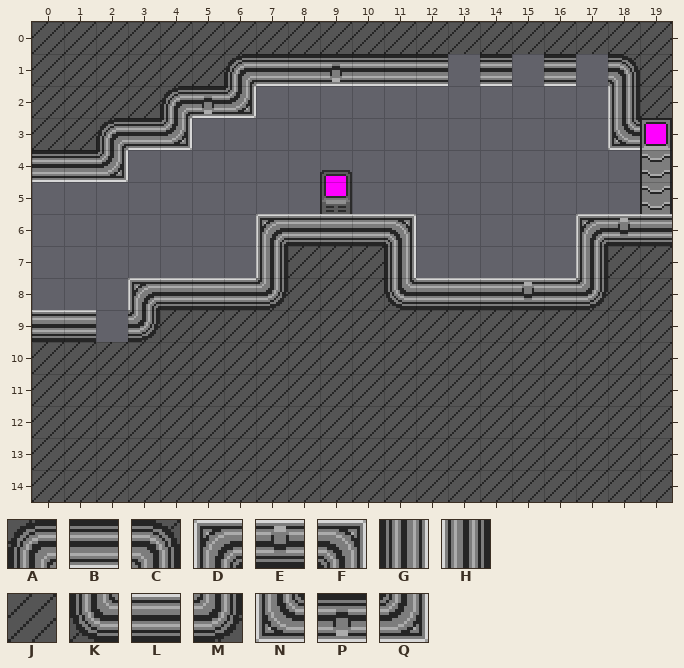
Tiled map, stored at assets/tilemaps/iteration/1/jump.tmx. Above is the file before it was changed.
Cells are 16x16 px. Shown: x 0..19, y 0..14.
Key: from "walls": A 0, B 1, C 2, D 3, E 4, F 5, G 20, H 22, J 24, K 40, L 41, M 42, N 43, P 44, Q 45.
_ is an empty cell.
Layer "walls" before, first column x 0:
 0 JJJJJJJJJJJJJJJJJJJJ
 1 JJJJJJABBPBBB_B_B_CJ
 2 JJJJAPQ___________HJ
 3 JJABQ_____________NB
 4 BBQ_________________
 5 ____________________
 6 _______DLLLF_____DEL
 7 _______HJJJG_____HJJ
 8 ___DLLLMJJJKLLLELMJJ
 9 LL_MJJJJJJJJJJJJJJJJ
10 JJJJJJJJJJJJJJJJJJJJ
11 JJJJJJJJJJJJJJJJJJJJ
12 JJJJJJJJJJJJJJJJJJJJ
13 JJJJJJJJJJJJJJJJJJJJ
14 JJJJJJJJJJJJJJJJJJJJ
And afterwards:
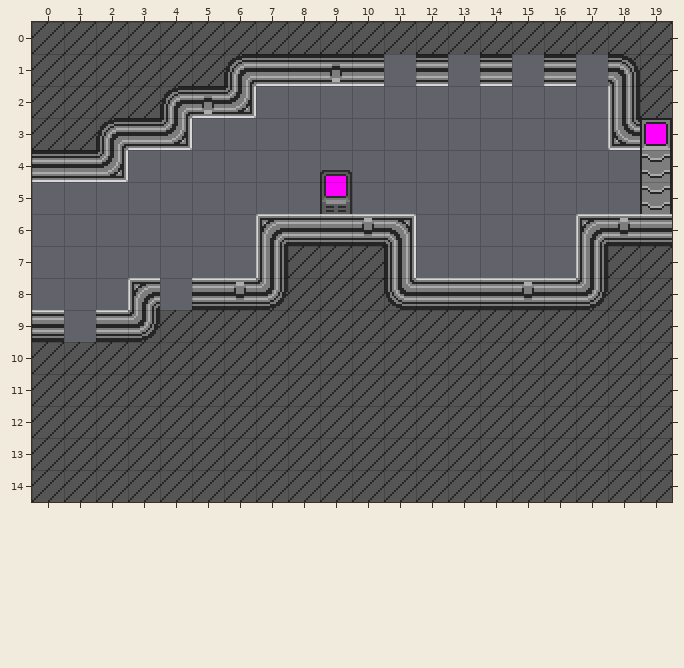
Change:
Layer "walls":
y 1: x 11 B -> _
y 6: x 10 L -> E
y 8: x 4 L -> _; x 6 L -> E
y 9: x 1..2 L_ -> _L
